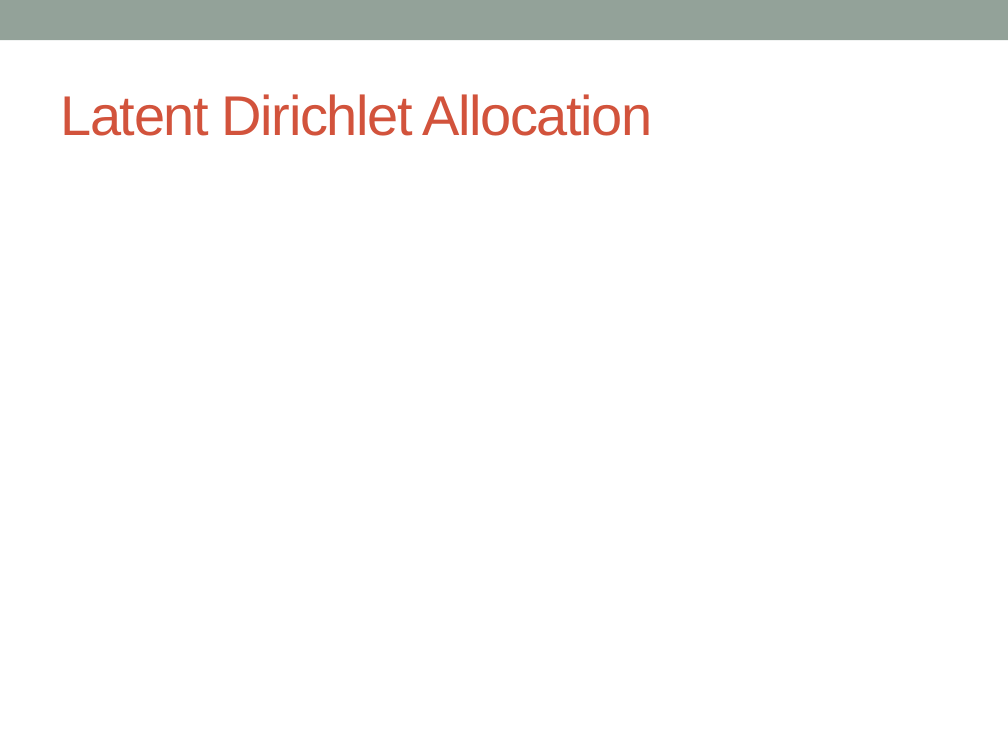
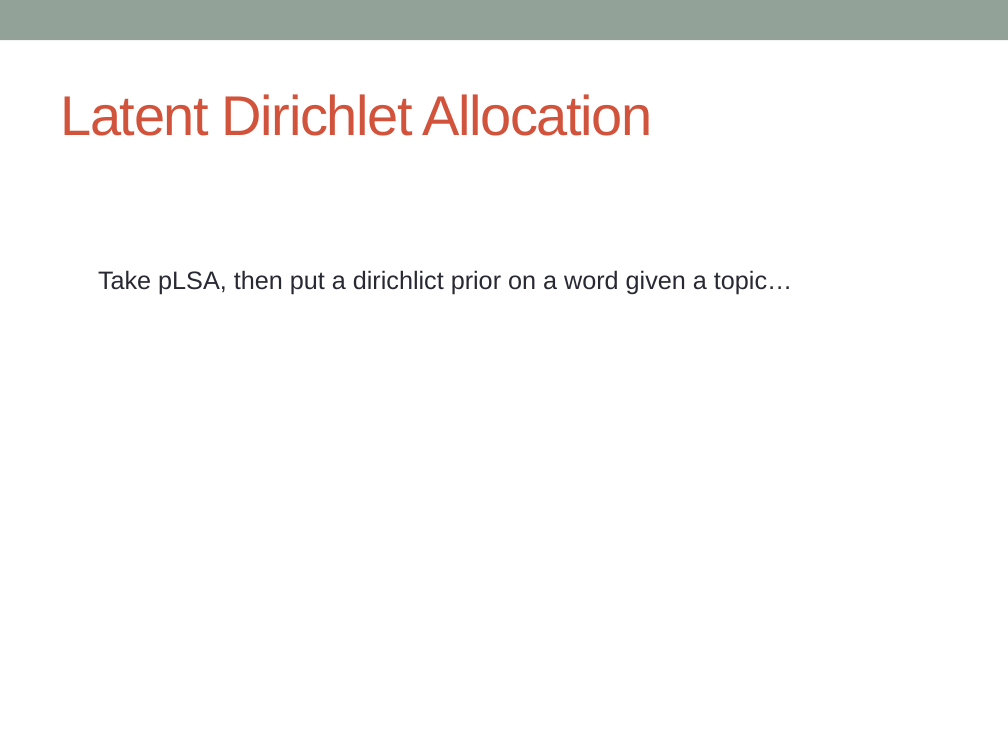
Before and after one commit to markheimann/Bayesian-ML, a slide deck: slide 7 of BMML_Presentation.pptx. Drawn at 1008x756 pixels with LibreOffice and Linux fonts; fonts in the diff are those of the drawing. Boxes give left, top, right and bottom in pixels: in the first picture for what was removed or moved away, otherwise in the second. Text is boxed around its words. In the diff, an @@ line names an element or a change of style, - is before the commit and + after.

```diff
--- a/BMML_Presentation.pptx
+++ b/BMML_Presentation.pptx
@@ text added at (x1=98, y1=270, x2=792, y2=295), 18 pt, text #292934 @@
+Take pLSA, then put a dirichlict prior on a word given a topic…
```
Also in this commit, not shown: 3 other slides changed, 2 slides added.
